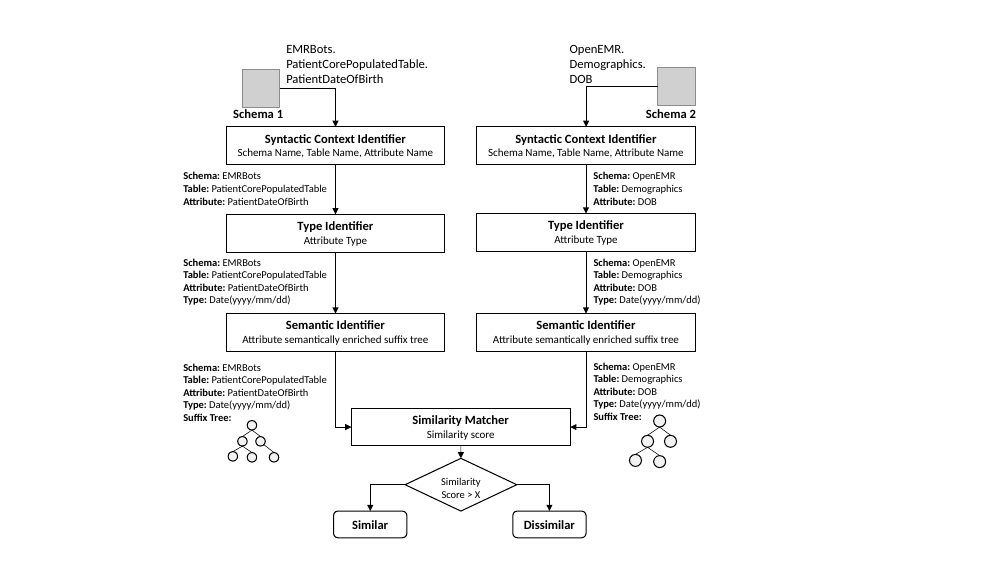
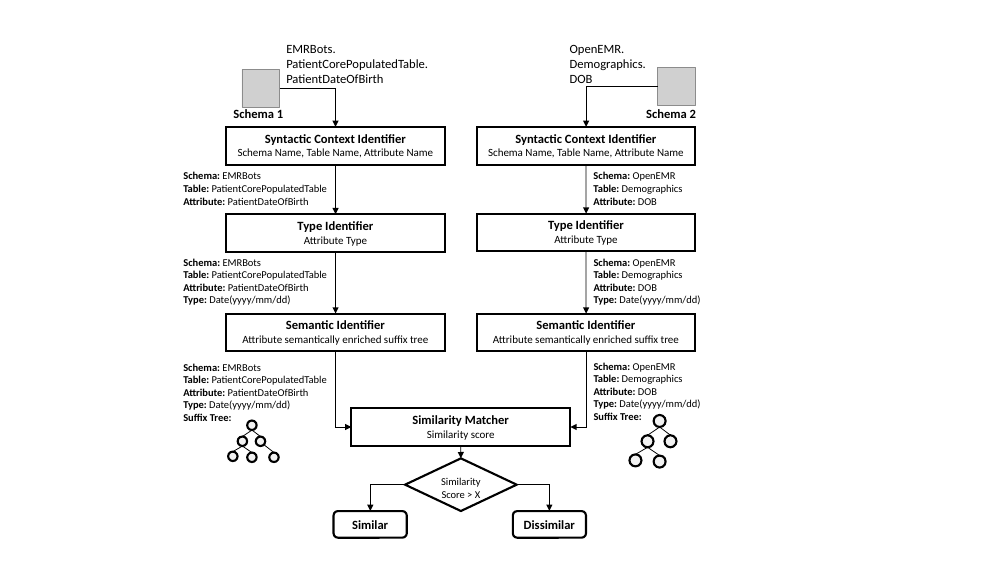
Before and after one commit to desertzebra/EMR-Interoperability, a slide deck: slide 9 of Presentations/EMR Interroperability V0.1.pptx. Drawn at 1008x567 pixels with LibreOffice and Linux fonts; fonts in the diff are those of the drawing; grey boxes stand for pictures. Boxes give left, top, right and bottom in pixels: in the first picture for what was removed or moved away, otherwise in the second. Text is boxed around its words. In the diff, an @@ line names an element or a change of style, - is before the commit and + after.

```diff
--- a/Presentations/EMR Interroperability V0.1.pptx
+++ b/Presentations/EMR Interroperability V0.1.pptx
@@ arrow removed from (586, 165) to (586, 214) @@
@@ freeform shape added at (x1=586, y1=165, x2=586, y2=214), outline #000000 0.75 pt @@
@@ arrow removed from (586, 252) to (586, 314) @@
@@ freeform shape added at (x1=586, y1=252, x2=586, y2=314), outline #000000 0.75 pt @@
@@ line (243, 446) - (233, 451): stroke #000000 0.5 pt to #000000 0.75 pt @@
@@ line (252, 430) - (243, 436): stroke #000000 0.5 pt to #000000 0.75 pt @@
@@ line (243, 446) - (252, 453): stroke #000000 0.5 pt to #000000 0.75 pt @@
@@ line (252, 430) - (261, 436): stroke #000000 0.5 pt to #000000 0.75 pt @@
@@ line (264, 445) - (274, 453): stroke #000000 0.5 pt to #000000 0.75 pt @@
@@ line (648, 448) - (636, 454): stroke #000000 0.5 pt to #000000 0.75 pt @@
@@ line (660, 427) - (648, 436): stroke #000000 0.5 pt to #000000 0.75 pt @@
@@ line (648, 448) - (660, 456): stroke #000000 0.5 pt to #000000 0.75 pt @@
@@ line (660, 427) - (671, 436): stroke #000000 0.5 pt to #000000 0.75 pt @@
@@ outline #000000 1 pt to #000000 2 pt in 18 elements at (x1=226, y1=127, x2=445, y2=165), (x1=226, y1=314, x2=445, y2=352), (x1=477, y1=127, x2=696, y2=165), (x1=477, y1=314, x2=696, y2=352), (x1=352, y1=408, x2=570, y2=446), (x1=405, y1=458, x2=517, y2=511), (x1=333, y1=511, x2=407, y2=538), (x1=513, y1=511, x2=586, y2=538), (x1=226, y1=215, x2=445, y2=253), (x1=247, y1=420, x2=257, y2=430), (x1=237, y1=436, x2=247, y2=446), (x1=228, y1=451, x2=238, y2=461), (x1=256, y1=436, x2=265, y2=446), (x1=654, y1=415, x2=666, y2=427), (x1=642, y1=436, x2=654, y2=448), (x1=630, y1=454, x2=642, y2=467), (x1=654, y1=456, x2=666, y2=468), (x1=665, y1=436, x2=677, y2=448) @@
@@ elbow arrow (405, 485) - (371, 511): stroke #000000 0.5 pt to #000000 0.75 pt @@
@@ elbow arrow (517, 485) - (550, 511): stroke #000000 0.5 pt to #000000 0.75 pt @@
```
Also in this commit, not shown: 10 other slides changed, 1 slide added.
